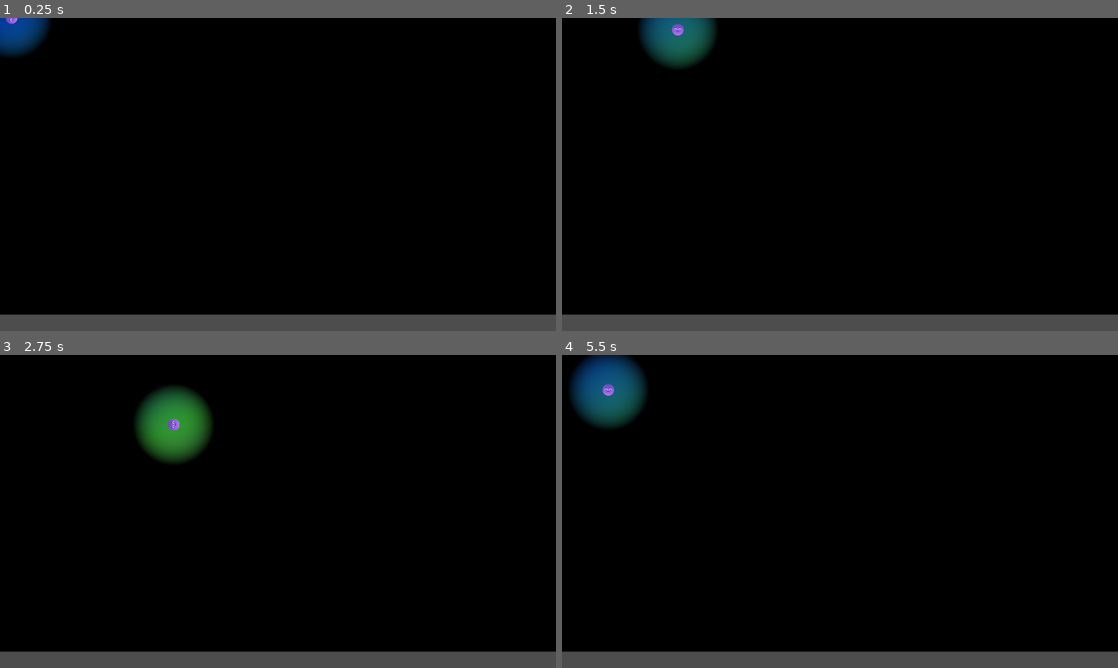
Above: before the commit, frames 1-4 (two rows, left to right).
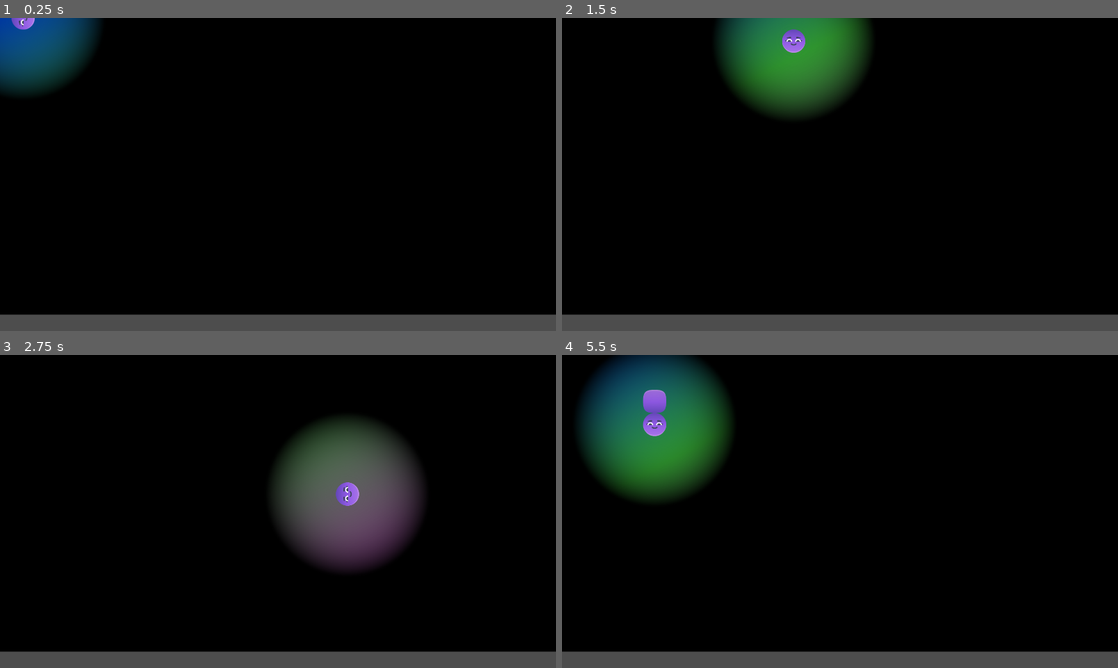
Above: after the commit, the same moments.

Repository: FeniXb3/Myopia
Game: Godot game, scene res://game.tscn
The game is run twice, just before and just after one commit, with the same random seed, the same clock (stepped at 60 frames per second) and the same inputs.
Inputs:
- Up to frame 1 (0.25 s): no input
- Up to frame 2 (1.5 s): hold D (move_right) 0.53-1.28 s; hold S (move_down) from 1.28 s (still down)
- Up to frame 3 (2.75 s): release S (move_down) at 2.03 s; hold D (move_right) from 2.03 s (still down)
- Up to frame 4 (5.5 s): release D (move_right) at 2.78 s; hold W (move_up) 2.78-3.53 s; hold A (move_left) 3.53-5.03 s; hold S (move_down) from 5.03 s (still down)

The runs differ from the first frame. In frame 1, 3.3% of the frame differs, in the area x 0-18%, y 0-24%; in frame 2, 9.1%; in frame 3, 13%, in the area x 24-76%, y 10-69%; in frame 4, 10%.

Commit message:
Fix collectible pitch

Diff:
--- a/collectible/collectible.gd
+++ b/collectible/collectible.gd
@@ -31,9 +31,9 @@
 	var max_pitch := 1.9
 	var pitch_max_distance := 0.9
 
+	# Is messed up if player's scale is not 1
 	var y_difference := clampf((player_position.value.y - position.y) / step.value, -9, 9)
 	audio_stream_player_2d.pitch_scale = 1 + y_difference/10
-	print(audio_stream_player_2d.pitch_scale)
 	audio_stream_player_2d.play()
 
 func _on_area_2d_area_entered(area):
--- a/collectible/collectible.tscn
+++ b/collectible/collectible.tscn
@@ -11,7 +11,6 @@
 size = Vector2(80, 80)
 
 [node name="Collectible" type="Node2D"]
-scale = Vector2(0.5, 0.5)
 script = ExtResource("1_jn4p4")
 player_position = ExtResource("2_ar2oy")
 step = ExtResource("3_uo1lq")
--- a/game.tscn
+++ b/game.tscn
@@ -28,7 +28,6 @@
 [node name="Collectible" parent="." instance=ExtResource("2_l6ejt")]
 
 [node name="Player" parent="." instance=ExtResource("1_qw7ch")]
-scale = Vector2(0.5, 0.5)
 grid_size = Vector2(1920, 1024)
 
 [node name="WorldEnvironment" type="WorldEnvironment" parent="."]
